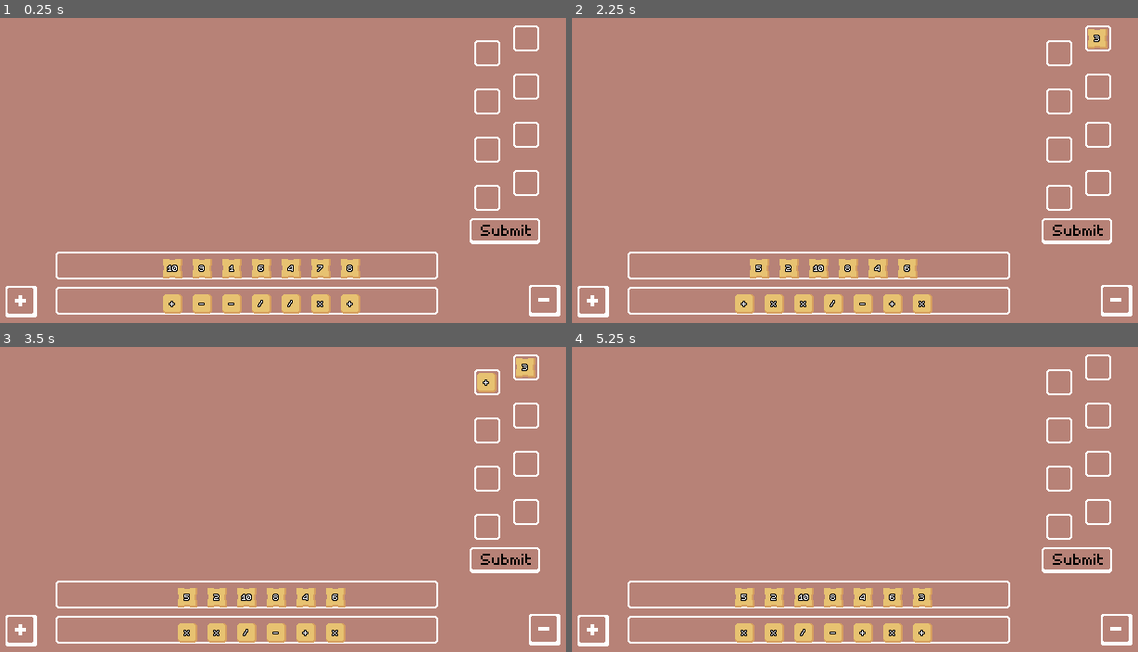
Above: before the commit, frames 1-4 (two rows, left to right).
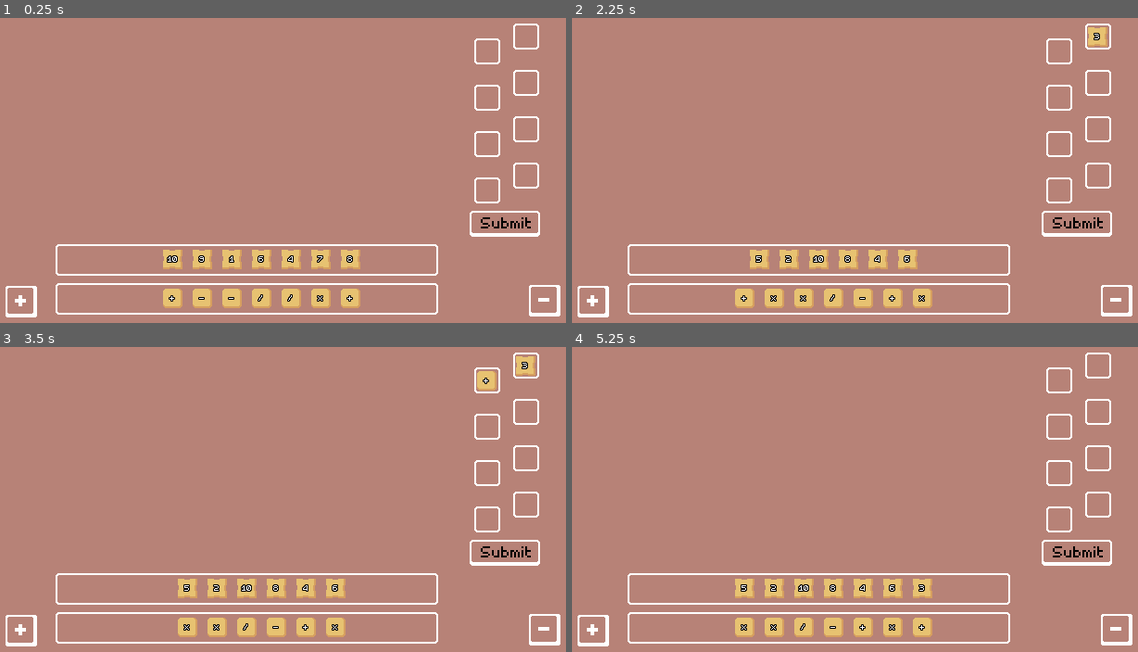
Above: after the commit, the same moments.

Repository: Hugo-Carbiener/GMTK-2026
Game: Godot game, scene res://assets/scenes/level.tscn
Same seed, same stepped clock (60 frames per second), same inputs: the game is played once before the commit and once after it.
Inputs (mouse positions are in pixels of both pictures, inside the frame that each line leads up to; where the layout moved, square brackets give the same spot in the first picture):
- Up to frame 1 (0.25 s): no input
- Up to frame 2 (2.25 s): click (1075, 222) [1075, 231] at 0.5 s; click (594, 301) at 1.25 s; click (730, 265) at 2.02 s
- Up to frame 3 (3.5 s): click (158, 630) at 2.77 s
- Up to frame 4 (5.25 s): click (1115, 627) at 3.5 s; click (1058, 380) at 4.27 s; click (1098, 365) at 5.02 s

The runs differ from the first frame. In frame 1, 6.7% of the frame differs, in the area x 9-96%, y 1-97%; in frame 2, 6.6%; in frame 3, 6.5%; in frame 4, 6.7%.

Commit message:
Add animation when selection is not possible

Diff:
--- a/gmtk-2026/assets/scenes/components/number-tile.tscn
+++ b/gmtk-2026/assets/scenes/components/number-tile.tscn
@@ -7,6 +7,7 @@
 [node name="Number tile" type="MarginContainer" node_paths=PackedStringArray("label", "button")]
 offset_right = 40.0
 offset_bottom = 40.0
+theme_override_constants/margin_top = -2
 script = ExtResource("1_hy2c6")
 label = NodePath("Number tile/Label margin/Label")
 button = NodePath("Number tile")
--- a/gmtk-2026/assets/scenes/components/operator-tile.tscn
+++ b/gmtk-2026/assets/scenes/components/operator-tile.tscn
@@ -7,6 +7,7 @@
 [node name="Operator tile" type="MarginContainer" node_paths=PackedStringArray("label", "button")]
 offset_right = 40.0
 offset_bottom = 40.0
+theme_override_constants/margin_top = -2
 script = ExtResource("1_80ej6")
 label = NodePath("Operator tile/Label margin/Label")
 button = NodePath("Operator tile")
--- a/gmtk-2026/assets/scenes/components/tile-couple.tscn
+++ b/gmtk-2026/assets/scenes/components/tile-couple.tscn
@@ -18,7 +18,7 @@
 [node name="Border margin" type="MarginContainer" parent="Operator slot container"]
 layout_mode = 2
 theme_override_constants/margin_left = 4
-theme_override_constants/margin_top = 4
+theme_override_constants/margin_top = 2
 
 [node name="Border" type="TextureRect" parent="Operator slot container/Border margin"]
 layout_mode = 2
@@ -35,7 +35,7 @@
 [node name="Border margin" type="MarginContainer" parent="Number slot container"]
 layout_mode = 2
 theme_override_constants/margin_left = 4
-theme_override_constants/margin_top = 4
+theme_override_constants/margin_top = 2
 
 [node name="Border" type="TextureRect" parent="Number slot container/Border margin"]
 layout_mode = 2
--- a/gmtk-2026/assets/scripts/animation/AnimationUtils.gd
+++ b/gmtk-2026/assets/scripts/animation/AnimationUtils.gd
@@ -32,14 +32,14 @@
 	var base_color = target.modulate;
 	var blink_color = Color(10, 10, 10, 1) * color;
 	var tween = get_tree().create_tween();
-	tween.tween_property(target, "modulate", blink_color, Constants.blink_duration/2);
-	tween.tween_property(target, "modulate", base_color, Constants.blink_duration/2);
+	tween.tween_property(target, "modulate", blink_color, Constants.SHORT_TRANSITION_DURATION/2);
+	tween.tween_property(target, "modulate", base_color, Constants.SHORT_TRANSITION_DURATION/2);
 	await tween.finished;
 
 func bounce(target : CanvasItem, factor : float):
 	var tween = get_tree().create_tween();
-	tween.tween_property(target, "scale", factor * Vector2.ONE, Constants.blink_duration);
-	tween.tween_property(target, "scale", Vector2.ONE, Constants.blink_duration);
+	tween.tween_property(target, "scale", factor * Vector2.ONE, Constants.SHORT_TRANSITION_DURATION);
+	tween.tween_property(target, "scale", Vector2.ONE, Constants.SHORT_TRANSITION_DURATION);
 	await tween.finished;
 
 func fade(target : CanvasItem, to : float, duration : float, delay : float = 0.):
@@ -73,3 +73,9 @@
 	tween.tween_property(target, "position", low_point, duration);
 	tween.tween_property(target, "position", initial_point, duration / 2);
 	await tween.finished;
+
+func hshake(target : CanvasItem, amplitude: float, duration: float):
+	var original_x = target.position.x;
+	target.position.x = original_x + amplitude;
+	var tween = get_tree().create_tween();
+	tween.tween_property(target, "position:x", original_x, duration).set_trans(Tween.TRANS_ELASTIC).set_ease(Tween.EASE_OUT);
--- a/gmtk-2026/assets/scripts/tiles/Tile.gd
+++ b/gmtk-2026/assets/scripts/tiles/Tile.gd
@@ -31,4 +31,4 @@
 	status = TileFactory.TileStatus.NOT_SELECTED;
 
 func on_selection_fail():
-	pass;
+	AnimationUtils.hshake(self, 50, Constants.SHORT_TRANSITION_DURATION);
--- a/gmtk-2026/project.godot
+++ b/gmtk-2026/project.godot
@@ -21,6 +21,10 @@
 Constants="*res://assets/scripts/generals/Constants.gd"
 AnimationUtils="*res://assets/scripts/animation/AnimationUtils.gd"
 
+[debug]
+
+gdscript/warnings/unused_signal=0
+
 [display]
 
 window/size/viewport_width=640
